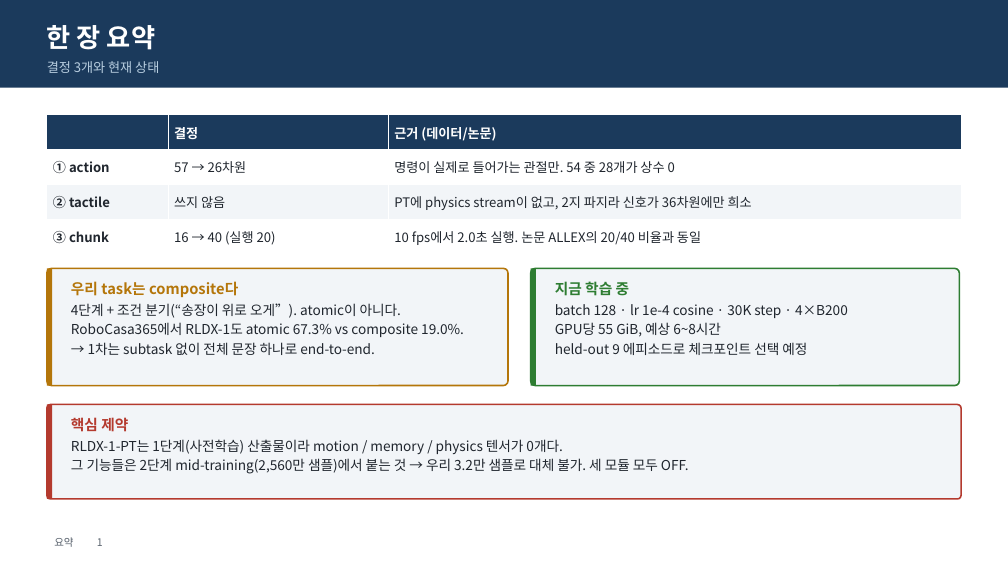
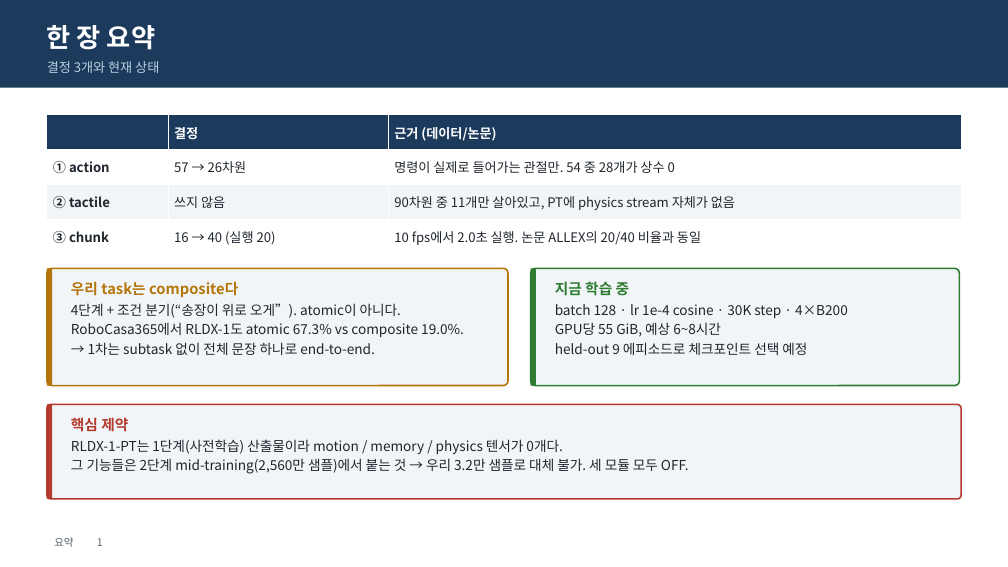
Before and after one commit to KimDoYoung1997/RLDX-1, a slide deck: slide 2 of FFW-SH5-0826-finetune-briefing.pptx. Drawn at 1008x567 pixels with LibreOffice and Linux fonts; fonts in the diff are those of the drawing. Boxes give left, top, right and bottom in pixels: in the first picture for what was removed or moved away, otherwise in the second. Text is boxed around its words. In the diff, an @@ line names an element or a change of style, - is before the commit and + after.

```diff
--- a/FFW-SH5-0826-finetune-briefing.pptx
+++ b/FFW-SH5-0826-finetune-briefing.pptx
@@ table at (x1=47, y1=115, x2=961, y2=254) @@
-row 3, column 3: PT에 physics stream이 없고, 2지 파지라 신호가 36차원에만 희소
+row 3, column 3: 90차원 중 11개만 살아있고, PT에 physics stream 자체가 없음
```
Also in this commit, not shown: 4 other slides changed, 6 slides added, 1 slide removed, 3 other files.
